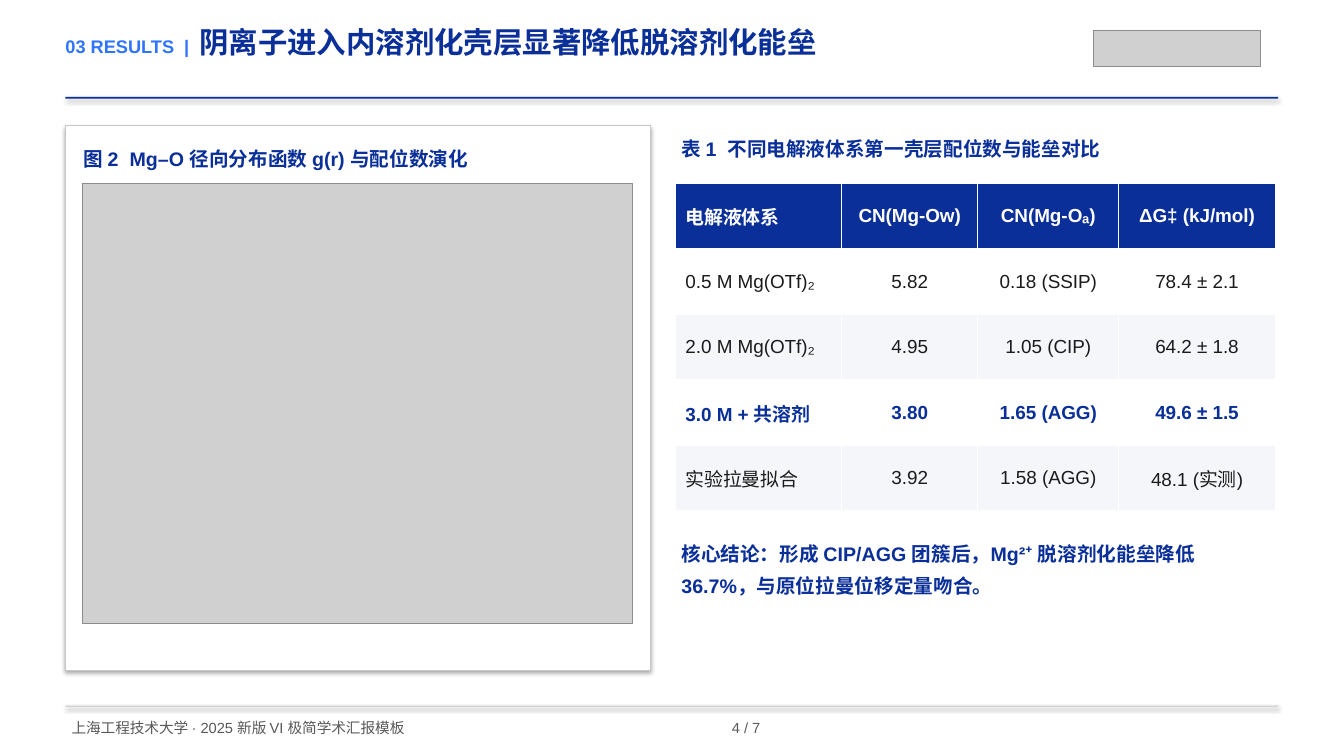
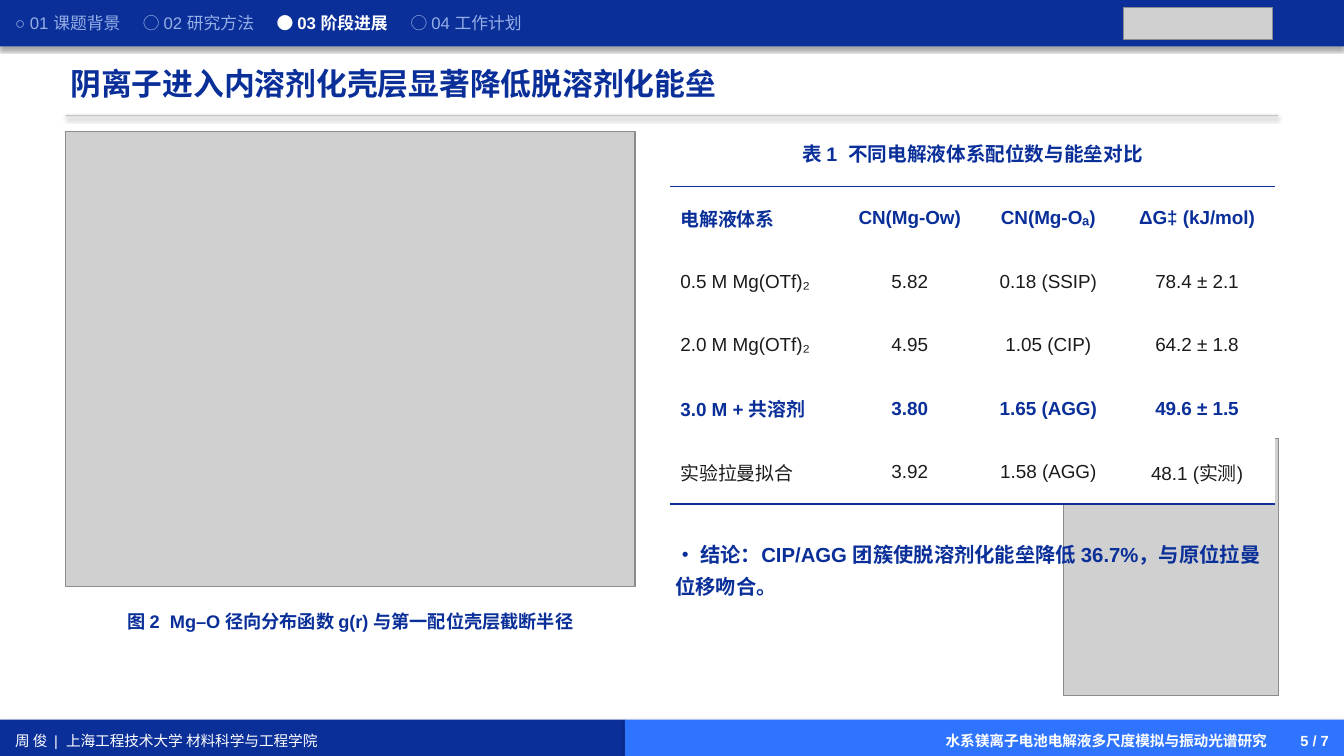
Before and after one commit to zhoujujn795/skills, a slide deck: slide 5 of pptx/assets/sues_2025_vi/SUES_2025_Academic_Template.pptx. Drawn at 1344x756 pixels with LibreOffice and Linux fonts; fonts in the diff are those of the drawing; grey boxes stand for pictures. Boxes give left, top, right and bottom in pixels: in the first picture for what was removed or moved away, otherwise in the second. Text is boxed around its words. In the diff, an @@ line names an element or a change of style, - is before the commit and + after.

Commit message:
feat(pptx,scientific-slides): integrate ZJU/THU/SUES Beamer navigation bar, booktabs three-line table, and watermark into SUES 2025 template

```diff
--- a/pptx/assets/sues_2025_vi/SUES_2025_Academic_Template.pptx
+++ b/pptx/assets/sues_2025_vi/SUES_2025_Academic_Template.pptx
@@ rectangle added at <box>0,0,1344,46</box>, fill #0A2F99, 12 pt, text #96AFE6 @@
+○ 01 课题背景 ○ 02 研究方法 ● 03 阶段进展 ○ 04 工作计划
@@ picture added at <box>1124,7,1272,39</box> @@
@@ picture removed at <box>1094,30,1261,67</box> @@
@@ text at <box>71,68,717,98</box>: text changed; size 21 to 22 pt @@
-03 RESULTS | 阴离子进入内溶剂化壳层显著降低脱溶剂化能垒
+阴离子进入内溶剂化壳层显著降低脱溶剂化能垒
@@ rectangle: place and size @@
-rectangle at <box>66,97,1278,99</box>
+rectangle at <box>66,115,1278,116</box>
@@ rectangle at <box>66,115,1278,116</box>: fill #0A2F99 to #C7C7C7 @@
@@ picture: place and size @@
-picture at <box>83,184,633,624</box>
+picture at <box>66,131,635,587</box>
@@ rectangle removed at <box>66,126,650,670</box> @@
-图 2 Mg–O 径向分布函数 g(r) 与配位数演化
@@ text at <box>802,144,1143,163</box>: text changed @@
-表 1 不同电解液体系第一壳层配位数与能垒对比
+表 1 不同电解液体系配位数与能垒对比
@@ table at <box>670,187,1275,504</box> @@
@@ fill #0A2F99 to #FFFFFF in row 1 @@
@@ fill #F4F6FA to #FFFFFF in 8 cells @@
@@ text colour #FFFFFF to #0A2F99 in "电解液体系", "CN(Mg-Ow)", "CN(Mg-Oₐ)", "ΔG‡ (kJ/mol)" @@
@@ borders changed @@
@@ table: place and size @@
-table at <box>676,184,1275,511</box>
+table at <box>670,187,1275,504</box>
@@ picture added at <box>1064,439,1279,696</box> @@
@@ text at <box>675,540,1261,596</box>: text changed; size 14 to 14.5 pt @@
-核心结论：形成 CIP/AGG 团簇后，Mg²⁺ 脱溶剂化能垒降低 36.7%，与原位拉曼位移定量吻合。
+• 结论：CIP/AGG 团簇使脱溶剂化能垒降低 36.7%，与原位拉曼位移吻合。
@@ text added at <box>127,609,574,633</box>, 13 pt, text #0A2F99, bold @@
+图 2 Mg–O 径向分布函数 g(r) 与第一配位壳层截断半径
@@ rectangle removed at <box>66,706,1278,707</box> @@
@@ rectangle added at <box>0,720,625,756</box>, fill #0A2F99, 10.5 pt, text #FFFFFF @@
+周 俊 | 上海工程技术大学 材料科学与工程学院
@@ text removed at <box>72,720,760,734</box> @@
-上海工程技术大学 · 2025 新版 VI 极简学术汇报模板 4 / 7
@@ rectangle added at <box>625,720,1344,756</box>, fill #2E74FF, 10.5 pt, text #FFFFFF, bold @@
+水系镁离子电池电解液多尺度模拟与振动光谱研究 5 / 7
```
Also in this commit, not shown: 5 other slides changed, 1 slide added, 1 slide removed, 4 other files.
